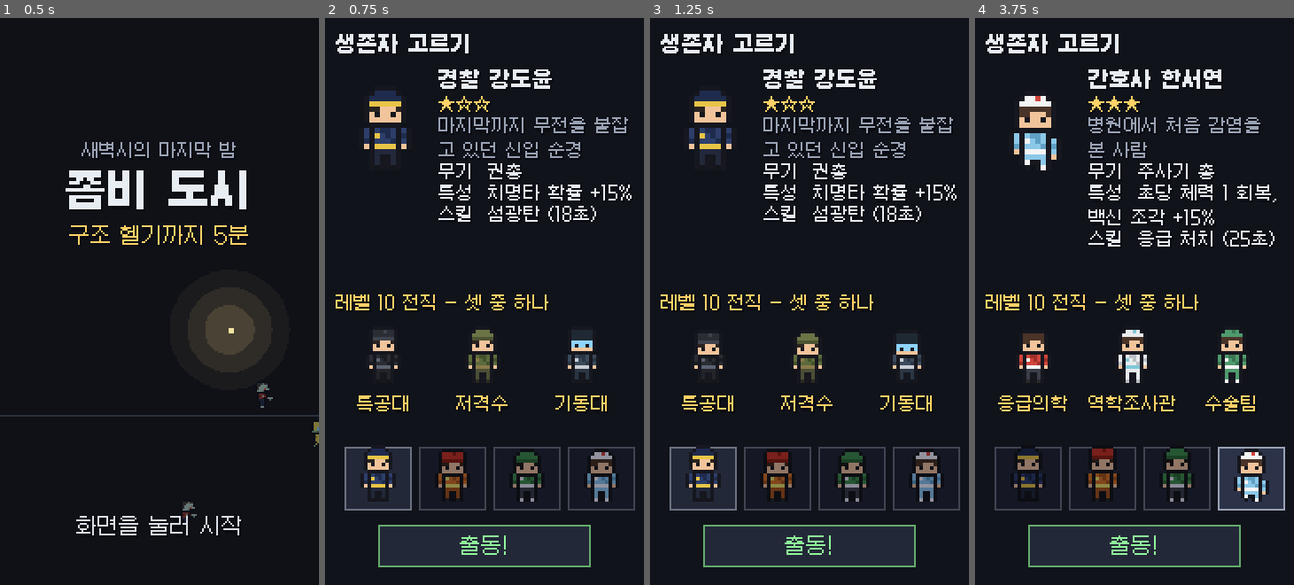
Above: before the commit, frames 1-4 (left to right).
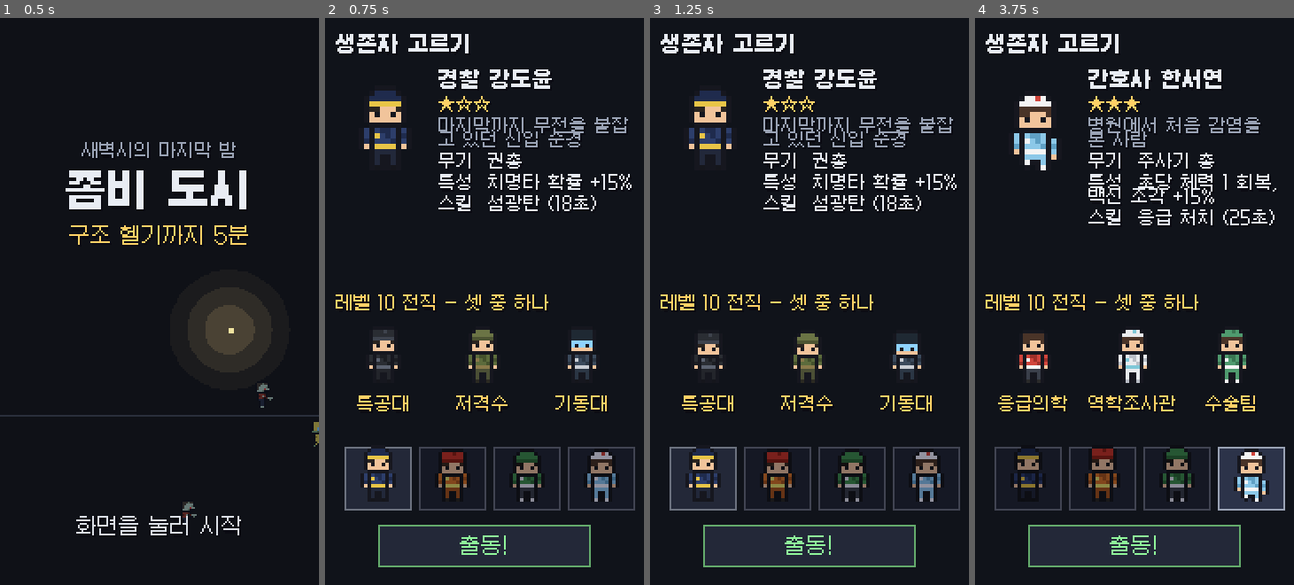
Above: after the commit, the same moments.

Repository: web-interface/zombie-city
Game: Godot game, scene res://scenes/title.tscn
Same seed, same stepped clock (60 frames per second), same inputs: the game is played once before the commit and once after it.
Inputs (mouse positions are in pixels of both pictures, inside the frame that each line leads up to):
- Up to frame 1 (0.5 s): no input
- Up to frame 2 (0.75 s): drag from (484, 301) to (516, 176) at 0.52 s
- Up to frame 3 (1.25 s): no input
- Up to frame 4 (3.75 s): click (1029, 477) at 1.27 s; click (1102, 477) at 2.02 s; click (1175, 477) at 2.77 s; click (1252, 477) at 3.52 s

Frame 1 is identical in both runs. In frame 2, 2.3% of the frame differs, in the area x 35-97%, y 20-36%; in frame 3, 2.3%; in frame 4, 2.6%, in the area x 35-95%, y 20-41%.

Commit message:
카드 글 넘침 고침(전직 효과 2줄·각성 1줄, 레벨 업 카드 키움), 멈춤 버튼을 장비 칸 아래로
Co-Authored-By: Claude Opus 5.5 <noreply@anthropic.com>

Diff:
--- a/scripts/systems/level_up.gd
+++ b/scripts/systems/level_up.gd
@@ -118,14 +118,14 @@
 		if owned == null and has_weapon_room:
 			cards.append(_card("new_weapon", weapon_id, info, "새로 얻기"))
 		elif owned != null and owned.level < max_level:
-			cards.append(_card("weapon_upgrade", weapon_id, info, "%d단계 → %d단계" % [owned.level, owned.level + 1]))
+			cards.append(_card("weapon_upgrade", weapon_id, info, "%d→%d단계" % [owned.level, owned.level + 1]))
 	for gear_id: String in GameData.entry_ids("gear"):
 		var info := GameData.entry("gear", gear_id)
 		var gear_level := int(_rack.gear_levels.get(gear_id, 0))
 		if gear_level == 0 and has_gear_room:
 			cards.append(_card("new_gear", gear_id, info, "새로 얻기"))
 		elif gear_level > 0 and gear_level < max_level:
-			cards.append(_card("gear_upgrade", gear_id, info, "%d단계 → %d단계" % [gear_level, gear_level + 1]))
+			cards.append(_card("gear_upgrade", gear_id, info, "%d→%d단계" % [gear_level, gear_level + 1]))
 	return cards
 
 
--- a/scripts/ui/level_up_panel.gd
+++ b/scripts/ui/level_up_panel.gd
@@ -7,7 +7,7 @@
 
 signal closed
 
-const CARD_SIZE := Vector2(164, 50)
+const CARD_SIZE := Vector2(164, 56)
 const APPEAR_MILLISECONDS := 250.0      # 나타나는 시간 (실제 시간 — 보스 처치 느린 화면 중에도 똑같이)
 const INPUT_GUARD_MILLISECONDS := 280.0 # 뜬 직후엔 눌러도 안 고름 (전투 중 두드리던 손에 잘못 골리지 않게 — 검수 지적)
 
--- a/scripts/ui/pause_menu.gd
+++ b/scripts/ui/pause_menu.gd
@@ -30,9 +30,9 @@
 	add_child(pause_button)
 	pause_button.set_anchors_and_offsets_preset(Control.PRESET_TOP_RIGHT)
 	pause_button.offset_left = -34.0
-	pause_button.offset_top = 34.0
+	pause_button.offset_top = 50.0   # 맨 위 무기·장비 칸 줄(34~46) 아래로 — 겹치지 않게
 	pause_button.offset_right = -4.0
-	pause_button.offset_bottom = 50.0
+	pause_button.offset_bottom = 66.0
 	_window = _build_window()
 	add_child(PixelUi.centered(_window))
 	_countdown_label = PixelUi.label("", PixelUi.GOLD, false, true)
--- a/scripts/ui/pixel_ui.gd
+++ b/scripts/ui/pixel_ui.gd
@@ -35,6 +35,8 @@
 	new_label.add_theme_color_override("font_shadow_color", SHADOW)
 	new_label.add_theme_constant_override("shadow_offset_x", 1)
 	new_label.add_theme_constant_override("shadow_offset_y", 1)
+	if is_small:
+		new_label.add_theme_constant_override("line_spacing", -3)   # 작은 픽셀 글꼴은 기본 줄 간격이 넓어 카드가 넘침
 	new_label.mouse_filter = Control.MOUSE_FILTER_IGNORE
 	return new_label
 
@@ -99,7 +101,8 @@
 
 ## 띄어쓰기 단위로만 줄을 바꾼다. Godot 기본 줄바꿈은 한글 글자 사이에서도 끊어서
 ## "휘두른 / 다" 처럼 낱말이 쪼개지기 때문 (검수 지적). 너비는 글꼴로 실제로 잰다.
-static func wrap_words(text: String, font: Font, font_size: int, max_width: float) -> String:
+## max_lines 를 넘으면 마지막 줄 끝을 '…' 로 줄인다 (0 이면 줄 수 제한 없음).
+static func wrap_words(text: String, font: Font, font_size: int, max_width: float, max_lines: int = 0) -> String:
 	var lines: Array[String] = []
 	var current := ""
 	for word: String in text.split(" "):
@@ -111,6 +114,9 @@
 			current = word
 	if not current.is_empty():
 		lines.append(current)
+	if max_lines > 0 and lines.size() > max_lines:
+		lines.resize(max_lines)
+		lines[max_lines - 1] = lines[max_lines - 1].left(maxi(lines[max_lines - 1].length() - 1, 0)) + "…"
 	return "
 ".join(lines)
 
--- a/scripts/ui/promotion_panel.gd
+++ b/scripts/ui/promotion_panel.gd
@@ -7,7 +7,7 @@
 
 signal closed
 
-const CARD_SIZE := Vector2(164, 62)
+const CARD_SIZE := Vector2(164, 74)
 const PREVIEW_FRAME_SECONDS := 0.12
 const INPUT_GUARD_MILLISECONDS := 280.0 # 뜬 직후엔 눌러도 안 고름 (잘못 골리지 않게)
 
@@ -75,17 +75,18 @@
 	preview.hframes = SpriteSheetLayout.COLUMNS
 	preview.vframes = SpriteSheetLayout.HUMAN_ROW_COUNT
 	preview.scale = Vector2.ONE * 2.0
-	preview.position = Vector2(20, 30)
+	preview.position = Vector2(20, 36)
 	card_button.add_child(preview)
 	_previews.append(preview)
 	var texts := VBoxContainer.new()
 	texts.position = Vector2(40, 3)
 	texts.add_theme_constant_override("separation", 0)
 	texts.mouse_filter = Control.MOUSE_FILTER_IGNORE
-	texts.add_child(PixelUi.label("%s — %s" % [branch["name"], branch["summary"]], PixelUi.GOLD))
-	for line: String in [String(branch["stage_1"]["text"]), "각성: " + String(branch["stage_2"]["text"])]:
-		var wrapped := PixelUi.wrap_words(line, PixelUi.FONT_SMALL, PixelUi.SIZE_SMALL, CARD_SIZE.x - 44.0)
-		texts.add_child(PixelUi.label(wrapped, PixelUi.INK if not line.begins_with("각성") else PixelUi.MUTED, true))
+	texts.add_child(PixelUi.label(String(branch["name"]), PixelUi.GOLD, false, true))
+	# 1차 효과는 2줄까지, 각성은 1줄 맛보기 (카드 밖으로 넘치지 않게)
+	var text_width := CARD_SIZE.x - 44.0
+	texts.add_child(PixelUi.label(PixelUi.wrap_words(String(branch["stage_1"]["text"]), PixelUi.FONT_SMALL, PixelUi.SIZE_SMALL, text_width, 2), PixelUi.INK, true))
+	texts.add_child(PixelUi.label(PixelUi.wrap_words("각성: " + String(branch["stage_2"]["text"]), PixelUi.FONT_SMALL, PixelUi.SIZE_SMALL, text_width, 1), PixelUi.MUTED, true))
 	card_button.add_child(texts)
 	card_button.pressed.connect(_pick.bind(branch_id))
 	return card_button
Not shown, changed: .claude/agents/balance-tester.md
Not shown, added: docs/balance_log.md
